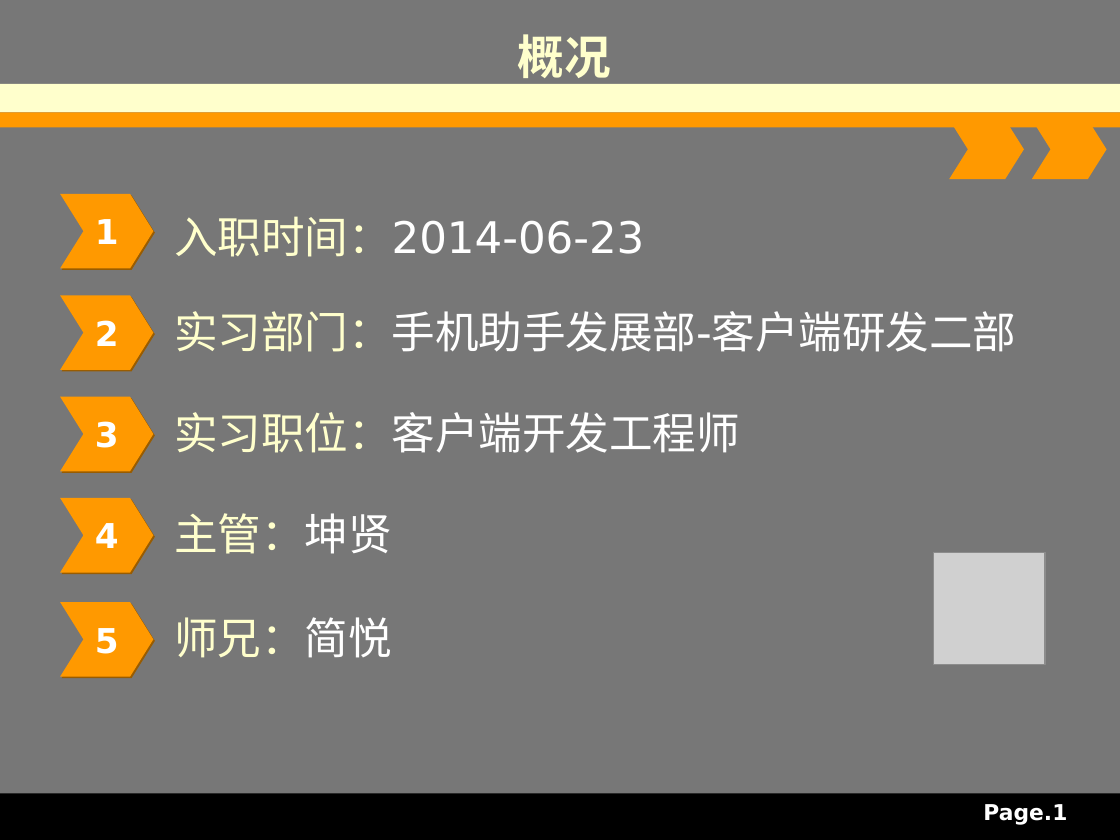
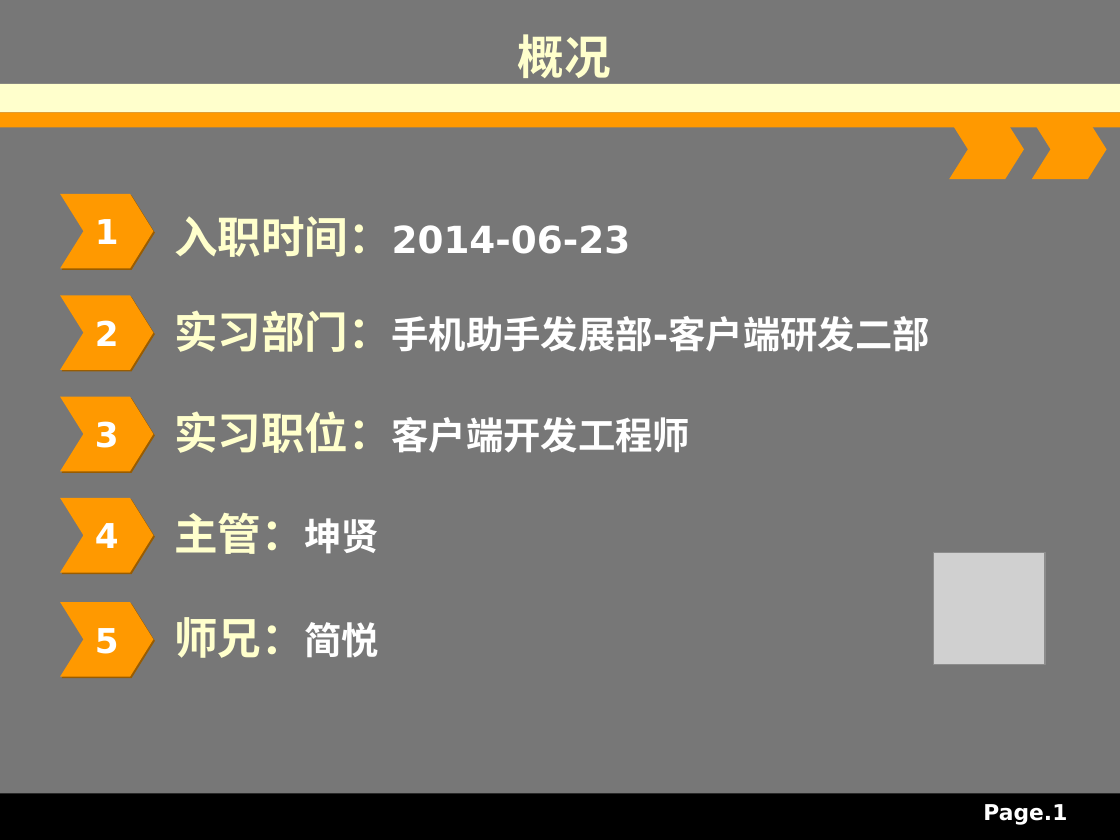
Before and after one commit to tianlanse93/Blogs, a slide deck: slide 2 of 实习生转正自评.ppt. Drawn at 1120x840 pixels with LibreOffice and Linux fonts; fonts in the diff are those of the drawing; grey boxes stand for pictures. Boxes give left, top, right and bottom in pixels: in the first picture for what was removed or moved away, otherwise in the second. Text is boxed around its words. In the diff, an @@ line names an element or a change of style, - is before the commit and + after.

Commit message:
修改

```diff
--- a/实习生转正自评.ppt
+++ b/实习生转正自评.ppt
@@ text "入职时间：2014-06-23" at [174, 216, 631, 257]: size 28 to 24 pt in "入职时间：2014-06-23"; bold on @@
@@ text "实习部门：手机助手发展部-客户端研发二部" at [174, 310, 930, 352]: size 28 to 24 pt in "实习部门：手机助手发展部-客户端研发二部"; bold on @@
@@ text "实习职位：客户端开发工程师" at [174, 411, 691, 453]: size 28 to 24 pt in "实习职位：客户端开发工程师"; bold on @@
@@ text "主管：坤贤" at [174, 513, 380, 554]: size 28 to 24 pt in "主管：坤贤"; bold on @@
@@ text "师兄：简悦" at [174, 617, 380, 658]: size 28 to 24 pt in "师兄：简悦"; bold on @@
```
